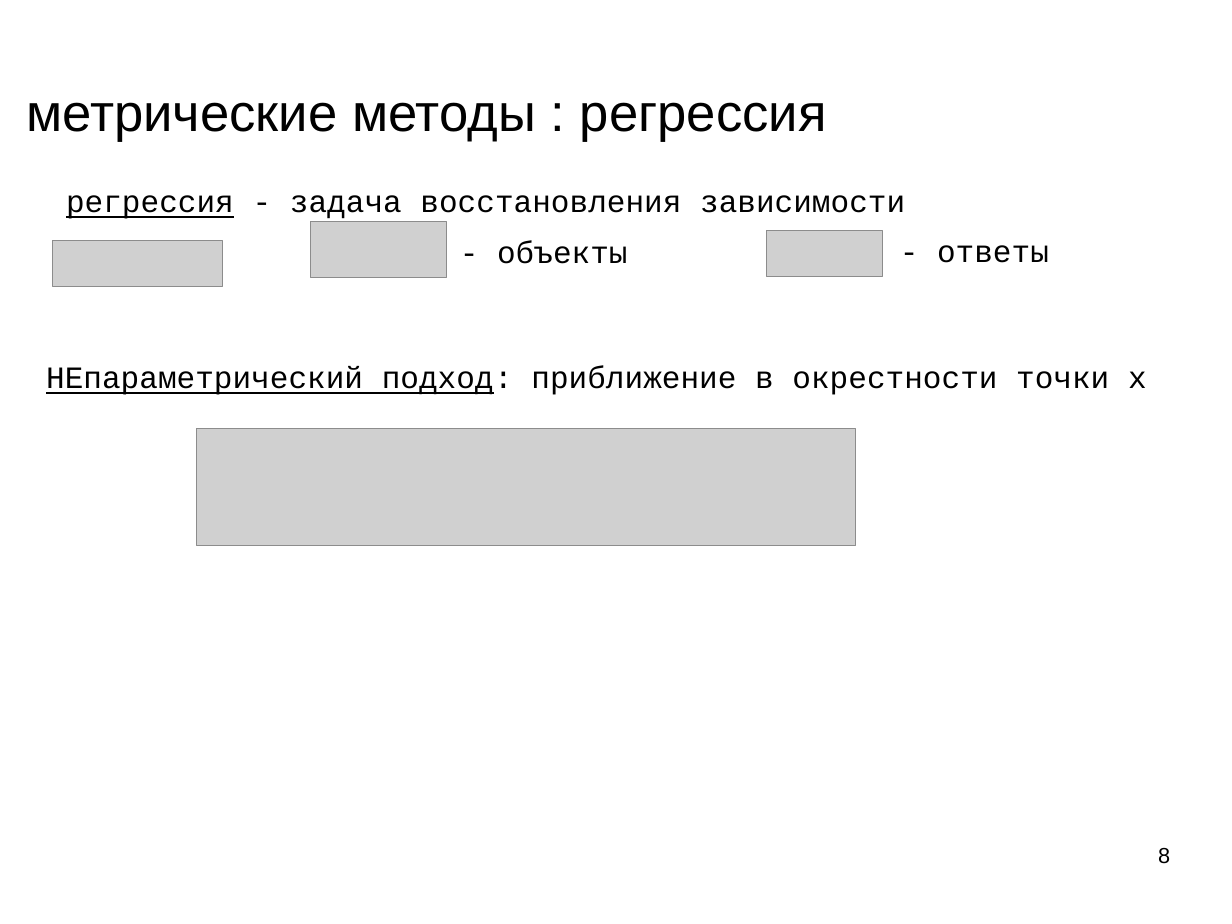
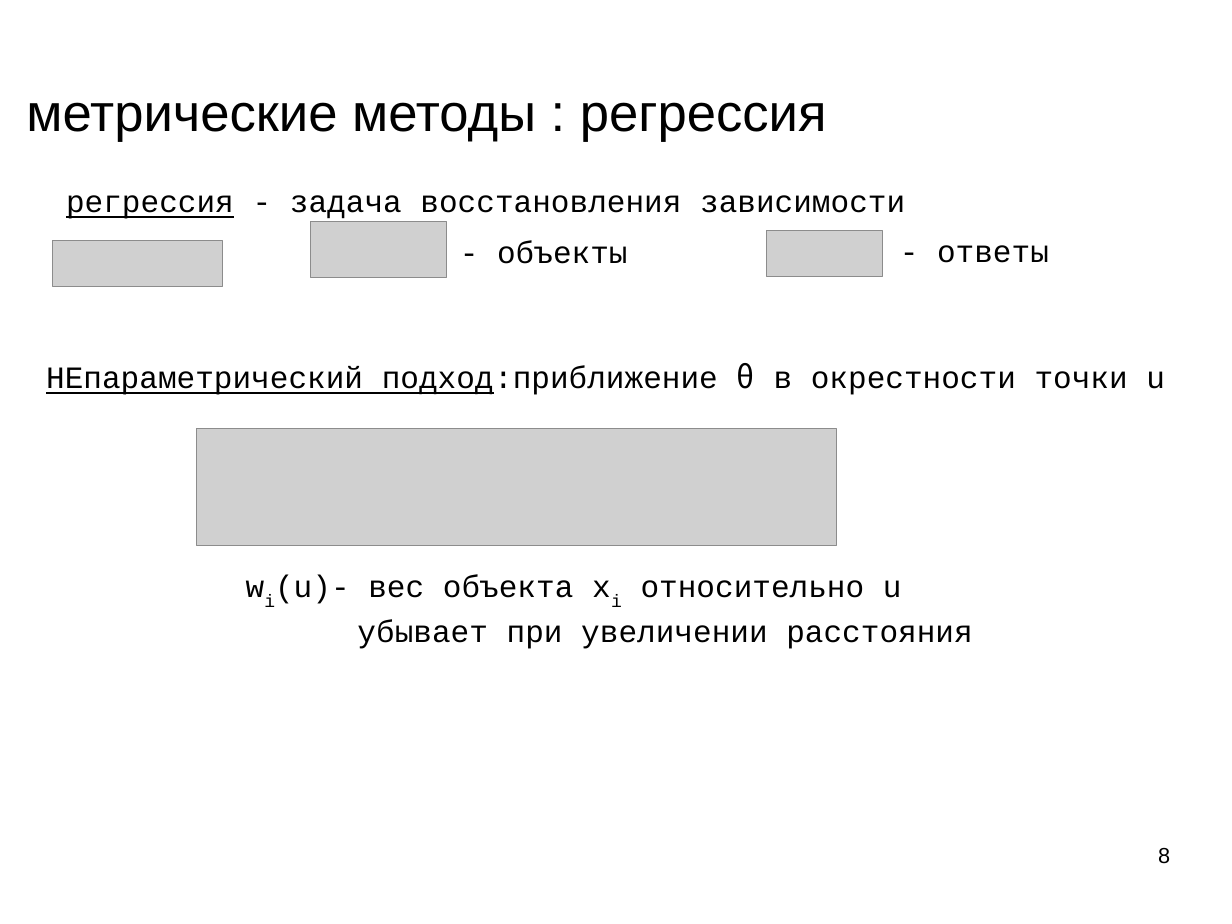
Before and after one commit to mechanoid5/ml_lectorium_legacy, a slide deck: slide 8 of 05-regression-metric.odp. Drawn at 1232x924 pixels with LibreOffice and Linux fonts; fonts in the diff are those of the drawing; grey boxes stand for pictures; background and template pictures are left out. Boxes give left, top, right and bottom in pixels: in the first picture for what was removed or moved away, otherwise in the second. Text is boxed around its words. In the diff, an @@ line names an element or a change of style, - is before the commit and + after.

```diff
--- a/05-regression-metric.odp
+++ b/05-regression-metric.odp
@@ text at box(46, 363, 1165, 395): text changed @@
-НЕпараметрический подход: приближение в окрестности точки x
+НЕпараметрический подход:приближение θ в окрестности точки u
@@ picture: place and size @@
-picture at box(197, 428, 856, 546)
+picture at box(197, 428, 836, 546)
@@ text added at box(275, 574, 972, 649), 20 pt, text #000000 @@
+wi(u)- вес объекта xi относительно u
+убывает при увеличении расстояния
```
Also in this commit, not shown: 8 other slides changed, 2 slides added.
